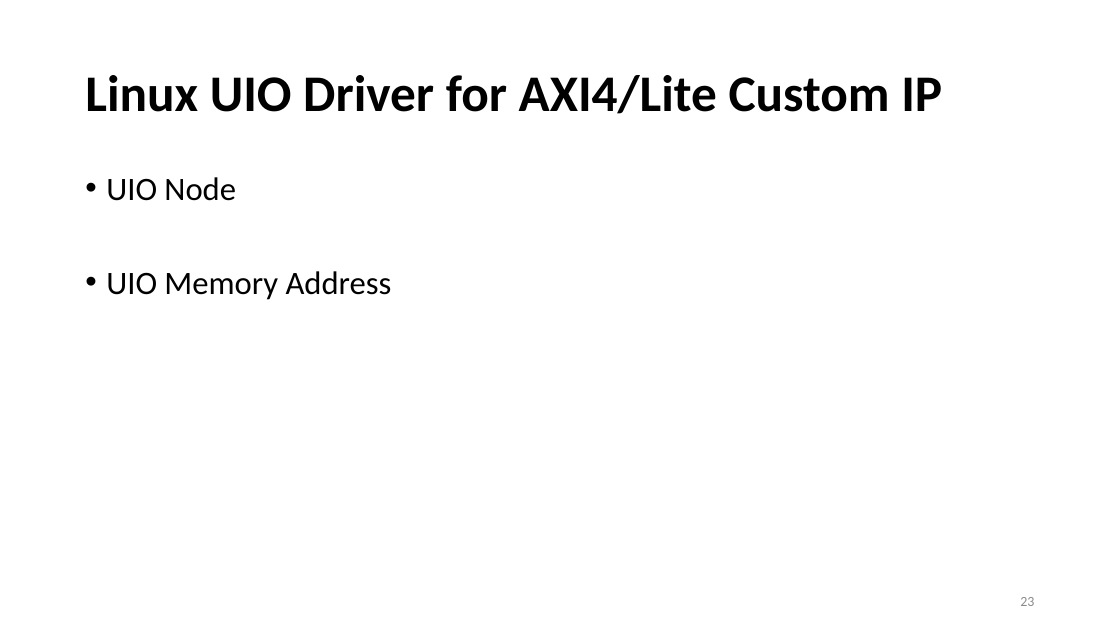
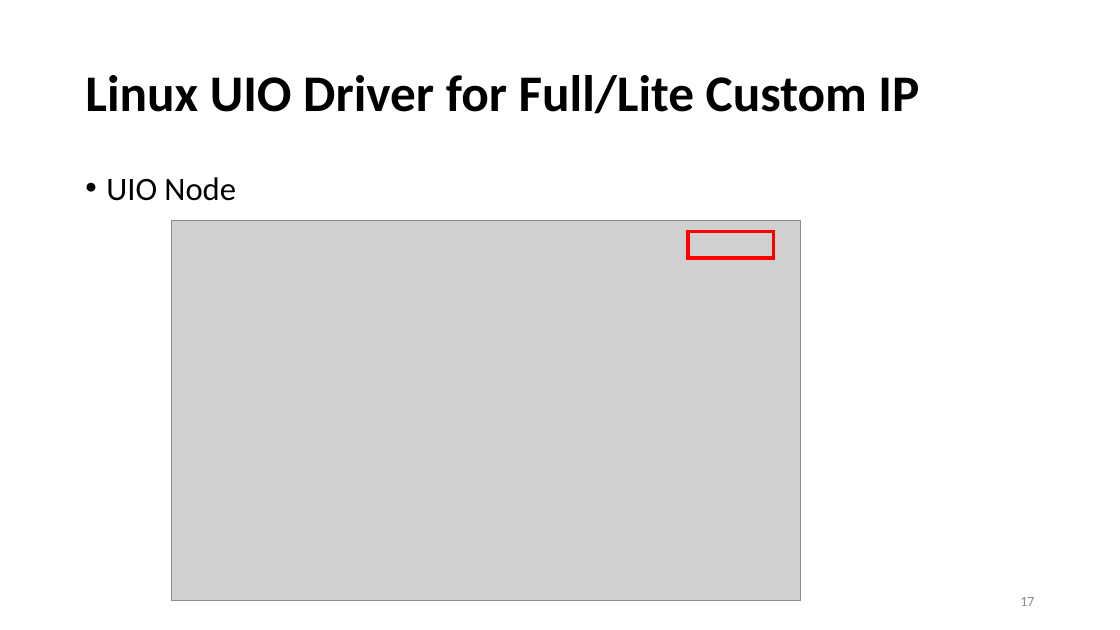
Before and after one commit to yllibliu/presentation, a slide deck: slide 17 of UIO.pptx (slide 23 before the commit). Drawn at 1120x630 pixels with LibreOffice and Linux fonts; fonts in the diff are those of the drawing; grey boxes stand for pictures. Boxes give left, top, right and bottom in pixels: in the first picture for what was removed or moved away, otherwise in the second. Text is boxed around its words. In the diff, an @@ line names an element or a change of style, - is before the commit and + after.

```diff
--- a/UIO.pptx
+++ b/UIO.pptx
@@ title at (85, 75, 919, 114): text changed @@
-Linux UIO Driver for AXI4/Lite Custom IP
+Linux UIO Driver for Full/Lite Custom IP
@@ picture added at (171, 221, 801, 601) @@
@@ rectangle added at (688, 231, 774, 258), outline #FF0000 3 pt @@
@@ text at (106, 271, 392, 300): paragraph removed @@
-• UIO Memory Address
@@ page number at (1020, 597, 1034, 606): text changed @@
-23
+17
```
Also in this commit, not shown: 33 other slides changed, 3 slides added, 3 slides removed, 1 other file.
